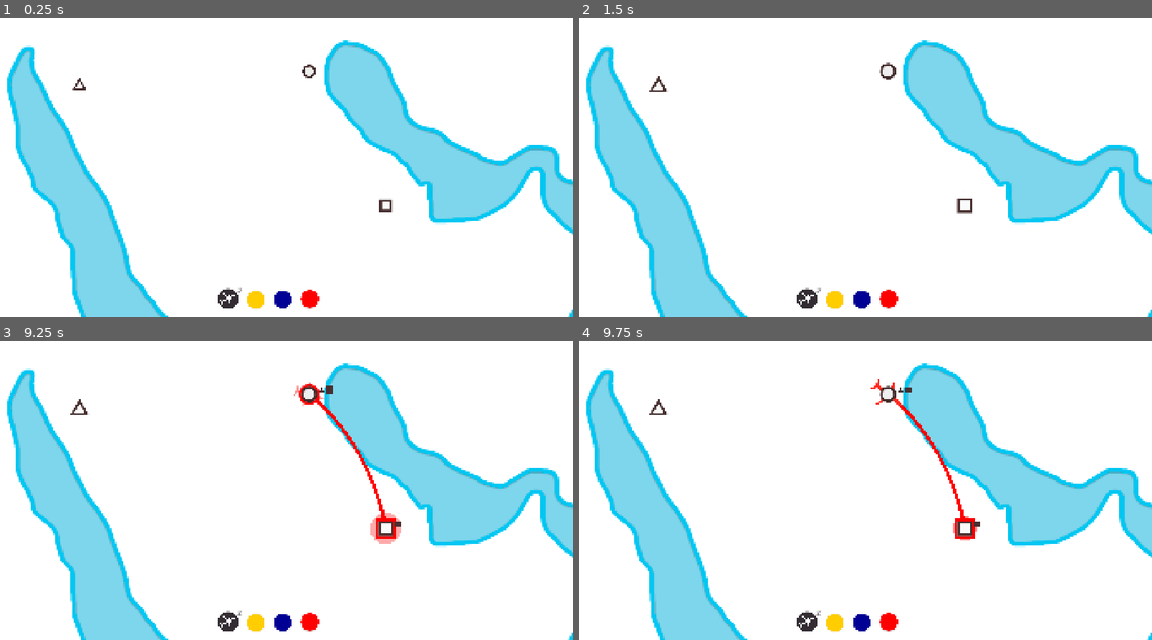
Above: before the commit, frames 1-4 (two rows, left to right).
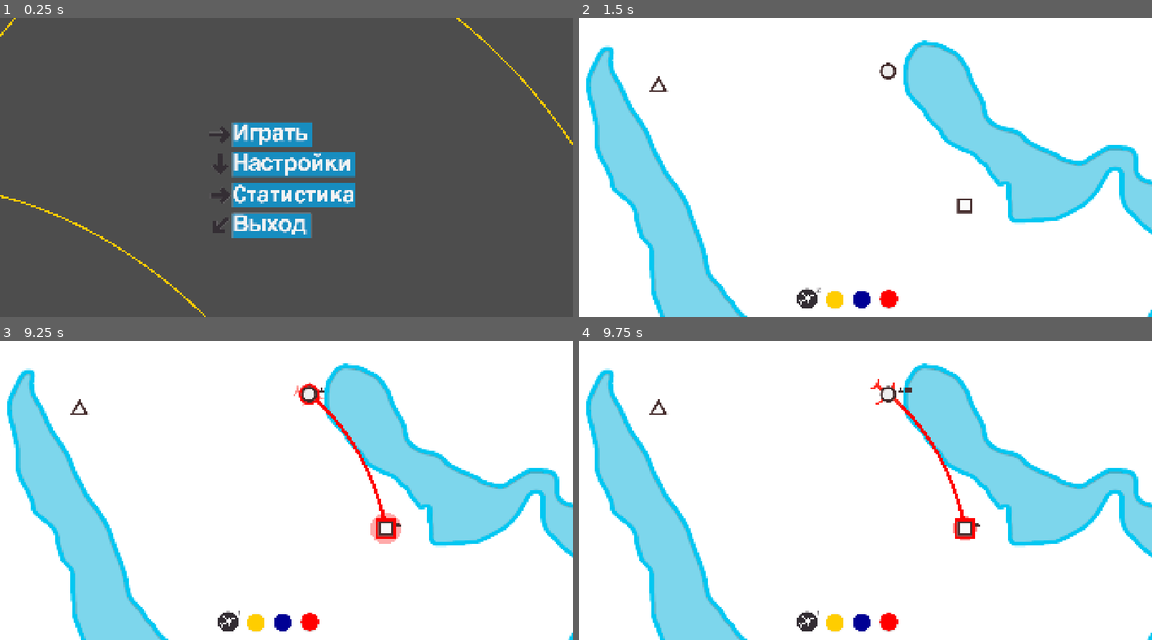
Above: after the commit, the same moments.

Repository: top-it-090304/Holding-Pattern
Game: Godot game, scene res://scene/StartMenu.tscn
Two runs of this game, one before a commit and one after it. Both use one fixed random seed, a clock stepped at 60 frames per second and the inputs below. Before the commit the project starts from res://scene/Main.tscn.
Inputs (mouse positions are in pixels of both pictures, inside the frame that each line leads up to):
- Up to frame 1 (0.25 s): no input
- Up to frame 2 (1.5 s): click (842, 134) at 0.52 s; click (836, 299) at 1.25 s
- Up to frame 3 (9.25 s): click (286, 622) at 2 s; click (309, 622) at 2.75 s; click (257, 622) at 3.5 s; click (286, 622) at 4.25 s; click (309, 622) at 5 s; click (257, 622) at 5.75 s; click (286, 622) at 6.5 s; click (309, 622) at 7.25 s; tap Enter at 8 s; drag from (229, 622) to (309, 394) at 8.02 s; tap Space at 8.75 s; drag from (309, 394) to (383, 529) at 8.77 s
- Up to frame 4 (9.75 s): click (962, 529) at 9.67 s

The runs differ from the first frame. In frame 1, 99% of the frame differs, in the area x 0-100%, y 0-100%; in frame 2, less than 0.1%; in frame 3, less than 0.1%; in frame 4, less than 0.1%.

Commit message:
feat: Plane logic in the menu

Diff:
--- a/project.godot
+++ b/project.godot
@@ -11,7 +11,7 @@
 [application]
 
 config/name="Air Rout"
-run/main_scene="uid://w3majmenhb7r"
+run/main_scene="uid://dggwktu3dwg6x"
 config/features=PackedStringArray("4.6", "Forward Plus")
 run/max_fps=60
 config/icon="res://objects/icon.svg"
--- a/scene/StartMenu.tscn
+++ b/scene/StartMenu.tscn
@@ -1,6 +1,7 @@
 [gd_scene format=3 uid="uid://dggwktu3dwg6x"]
 
 [ext_resource type="Script" uid="uid://cuexgr5rra0ub" path="res://scripts/start_menu.gd" id="1_lj036"]
+[ext_resource type="Script" uid="uid://bj5771ufkrcb0" path="res://scripts/Background_menu.gd" id="2_akhuw"]
 [ext_resource type="Texture2D" uid="uid://cccbojxrikyly" path="res://objects/Button_plau.png" id="3_8t8u8"]
 [ext_resource type="Texture2D" uid="uid://ciblyc6hoov27" path="res://objects/Button_settings.png" id="4_pbb8y"]
 [ext_resource type="Texture2D" uid="uid://dpsupjio5bj4q" path="res://objects/Button_stats.png" id="5_4vtxv"]
@@ -12,10 +13,6 @@
 layout_mode = 3
 anchors_preset = 0
 script = ExtResource("1_lj036")
-
-[node name="FieldBlue" type="Sprite2D" parent="." unique_id=654303762]
-position = Vector2(880.5, 524)
-scale = Vector2(1.8421875, 1.8555555)
 
 [node name="Play" type="Button" parent="." unique_id=1056440167]
 layout_mode = 0
@@ -76,6 +73,29 @@
 
 [node name="Camera2D" type="Camera2D" parent="." unique_id=1333308016]
 
+[node name="Back" type="Node2D" parent="." unique_id=948381286]
+script = ExtResource("2_akhuw")
+
+[node name="Points" type="Node2D" parent="Back" unique_id=1009917509]
+
+[node name="Marker2D" type="Marker2D" parent="Back/Points" unique_id=1940000438]
+position = Vector2(292, -677)
+
+[node name="Marker2D2" type="Marker2D" parent="Back/Points" unique_id=513781829]
+position = Vector2(1146, 270)
+
+[node name="Marker2D3" type="Marker2D" parent="Back/Points" unique_id=1119795862]
+position = Vector2(-1093, 69)
+
+[node name="Marker2D4" type="Marker2D" parent="Back/Points" unique_id=342716418]
+position = Vector2(-188, 590)
+
+[node name="Marker2D5" type="Marker2D" parent="Back/Points" unique_id=1052467049]
+position = Vector2(-1108, -97)
+
+[node name="Marker2D6" type="Marker2D" parent="Back/Points" unique_id=892398252]
+position = Vector2(-816, -590)
+
 [connection signal="pressed" from="Play" to="." method="_on_play_pressed"]
 [connection signal="pressed" from="Settings" to="." method="_on_settings_pressed"]
 [connection signal="pressed" from="Stats" to="." method="_on_stats_pressed"]
--- /dev/null
+++ b/scripts/Background_menu.gd
@@ -0,0 +1,51 @@
+extends Node2D
+
+var airport_scene = preload("res://scene/Airport.tscn")
+var route_scene = preload("res://scene/Route.tscn")
+
+func _process(_delta):
+	var planes = get_tree().get_nodes_in_group("planes")
+	for p in planes:
+		if p.scale == Vector2(1, 1):
+			p.scale = Vector2(5, 5)
+			p.target_speed = 60.0
+
+func _ready():
+	setup_menu_traffic()
+
+func setup_menu_traffic():
+	var points = $Points.get_children()
+	if points.size() < 2: return
+
+	# Создаем два невидимых аэропорта
+	var air1 = _create_hidden_airport(points[0].position)
+	var air2 = _create_hidden_airport(points[1].position)
+	var air3 = _create_hidden_airport(points[2].position)
+	var air4 = _create_hidden_airport(points[3].position)
+	var air5 = _create_hidden_airport(points[4].position)
+	var air6 = _create_hidden_airport(points[5].position)
+
+
+	air1.forced_shape = GameData.ShapeType.CIRCLE
+	air2.forced_shape = GameData.ShapeType.SQUARE
+
+	var route = route_scene.instantiate()
+	add_child(route)
+
+
+	GameData.lines_data["current hex color"] = Color(1.0, 0.804, 0.0, 1.0)
+	route.create_line(air1, air2)
+
+	GameData.lines_data["current hex color"] = Color(1.0, 0.804, 0.0, 1.0)
+	route.create_line(air3, air4)
+
+	GameData.lines_data["current hex color"] = Color(1.0, 0.804, 0.0, 1.0)
+	route.create_line(air5, air6)
+
+func _create_hidden_airport(pos):
+	var a = airport_scene.instantiate()
+	a.position = pos
+	add_child(a)
+	a.modulate.a = 0
+	a.process_mode = Node.PROCESS_MODE_DISABLED
+	return a
Not shown, added: scripts/Background_menu.gd.uid
